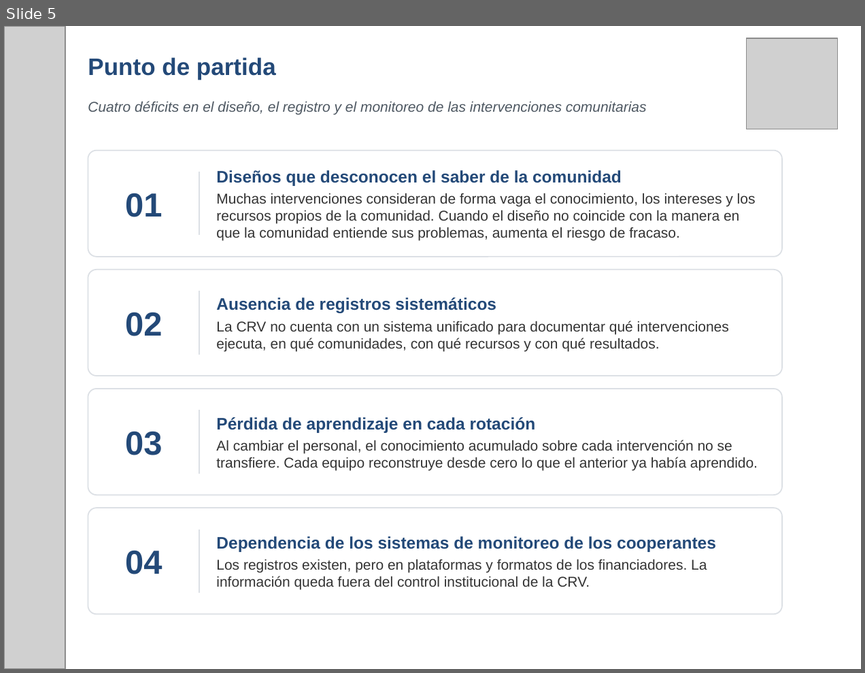
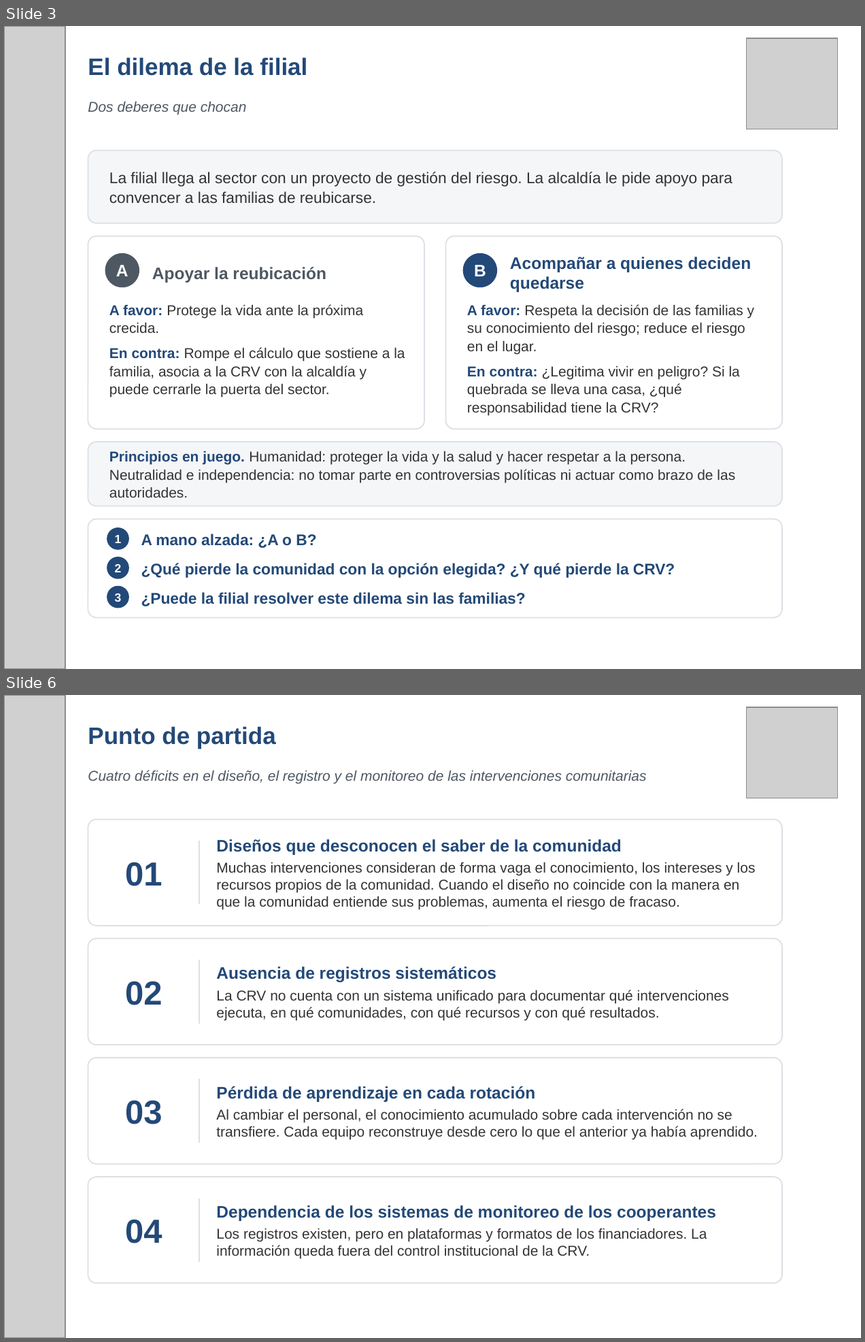
Before and after one commit to fmblancop/Hoja-de-Ruta-CRV, a slide deck: Hoja_de_Ruta_CRV_presentacion.pptx. Shown one above the other, each under a label of ours: slide 5 before the commit, slides 3 and 6 after it; the slides between them are not shown. The pictures are 865x673 and 865x1342 pixels, drawn with LibreOffice and Linux fonts; fonts in the diff are those of the drawing; grey boxes stand for pictures. Boxes give left, top, right and bottom in pixels: in the first picture for what was removed or moved away, otherwise in the second. Text is boxed around its words. In the diff, an @@ line names an element or a change of style, - is before the commit and + after.

```diff
--- a/Hoja_de_Ruta_CRV_presentacion.pptx
+++ b/Hoja_de_Ruta_CRV_presentacion.pptx
@@ slide 3 added at (x1=4, y1=26, x2=861, y2=669), background #FFFFFF @@
@@ picture added at (x1=4, y1=26, x2=65, y2=669) @@
@@ picture added at (x1=746, y1=38, x2=837, y2=129) @@
@@ text added at (x1=88, y1=57, x2=307, y2=76), 20 pt, text #234978, bold @@
+El dilema de la filial
@@ text added at (x1=88, y1=101, x2=247, y2=115), 12 pt, text #4E5862, italic @@
+Dos deberes que chocan
@@ rounded rectangle added at (x1=88, y1=150, x2=782, y2=223), fill #F4F6F8, outline #DCE0E5 1 pt @@
@@ text added at (x1=109, y1=172, x2=732, y2=203), 13 pt, text #333333 @@
+La filial llega al sector con un proyecto de gestión del riesgo. La alcaldía le pide apoyo para convencer a las familias de reubicarse.
@@ rounded rectangle added at (x1=88, y1=236, x2=424, y2=429), fill #FFFFFF, outline #DCE0E5 1 pt @@
@@ rounded rectangle added at (x1=445, y1=236, x2=781, y2=429), fill #FFFFFF, outline #DCE0E5 1 pt @@
@@ ellipse added at (x1=105, y1=253, x2=139, y2=287), fill #4E5862, 14 pt, text #FFFFFF, bold @@
+A
@@ text added at (x1=152, y1=267, x2=326, y2=282), 14 pt, text #4E5862, bold @@
+Apoyar la reubicación
@@ ellipse added at (x1=463, y1=253, x2=498, y2=287), fill #234978, 14 pt, text #FFFFFF, bold @@
+B
@@ text added at (x1=510, y1=257, x2=751, y2=292), 14 pt, text #234978, bold @@
+Acompañar a quienes deciden quedarse
@@ text added at (x1=109, y1=304, x2=405, y2=397), 12 pt, text #333333 @@
+A favor: Protege la vida ante la próxima crecida.
+En contra: Rompe el cálculo que sostiene a la familia, asocia a la CRV con la alcaldía y puede cerrarle la puerta del sector.
@@ text added at (x1=467, y1=304, x2=754, y2=415), 12 pt, text #333333 @@
+A favor: Respeta la decisión de las familias y su conocimiento del riesgo; reduce el riesgo en el lugar.
+En contra: ¿Legitima vivir en peligro? Si la quebrada se lleva una casa, ¿qué responsabilidad tiene la CRV?
@@ rounded rectangle added at (x1=88, y1=441, x2=782, y2=506), fill #F4F6F8, outline #DCE0E5 1 pt @@
@@ text added at (x1=109, y1=450, x2=735, y2=497), 12 pt, text #333333 @@
+Principios en juego. Humanidad: proteger la vida y la salud y hacer respetar a la persona. Neutralidad e independencia: no tomar parte en controversias políticas ni actuar como brazo de las autoridades.
@@ rounded rectangle added at (x1=88, y1=518, x2=782, y2=617), fill #FFFFFF, outline #DCE0E5 1 pt @@
@@ ellipse added at (x1=107, y1=527, x2=129, y2=550), fill #234978, 10 pt, text #FFFFFF, bold @@
+1
@@ text added at (x1=141, y1=533, x2=316, y2=548), 13 pt, text #234978, bold @@
+A mano alzada: ¿A o B?
@@ ellipse added at (x1=107, y1=556, x2=129, y2=579), fill #234978, 10 pt, text #FFFFFF, bold @@
+2
@@ text added at (x1=141, y1=563, x2=674, y2=577), 13 pt, text #234978, bold @@
+¿Qué pierde la comunidad con la opción elegida? ¿Y qué pierde la CRV?
@@ ellipse added at (x1=107, y1=586, x2=129, y2=608), fill #234978, 10 pt, text #FFFFFF, bold @@
+3
@@ text added at (x1=141, y1=592, x2=525, y2=606), 13 pt, text #234978, bold @@
+¿Puede la filial resolver este dilema sin las familias?
@@ what was slide 5 is now slide 6 @@
```
Also in this commit, not shown: 3 slides changed, 3 other slides added, 3 slides removed.
